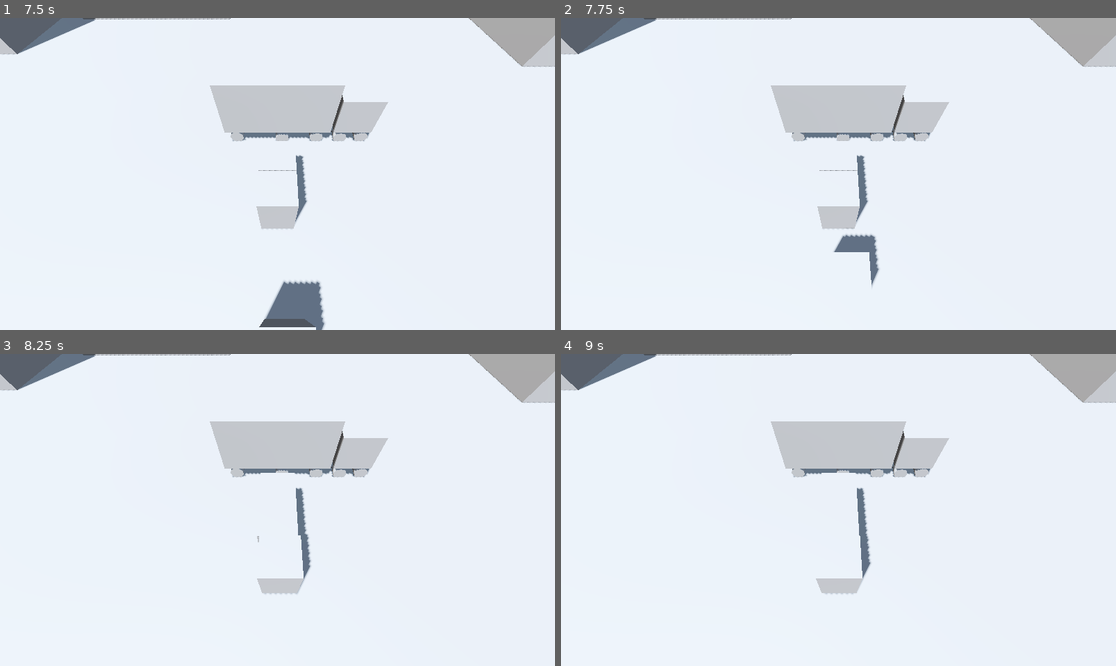
Above: before the commit, frames 1-4 (two rows, left to right).
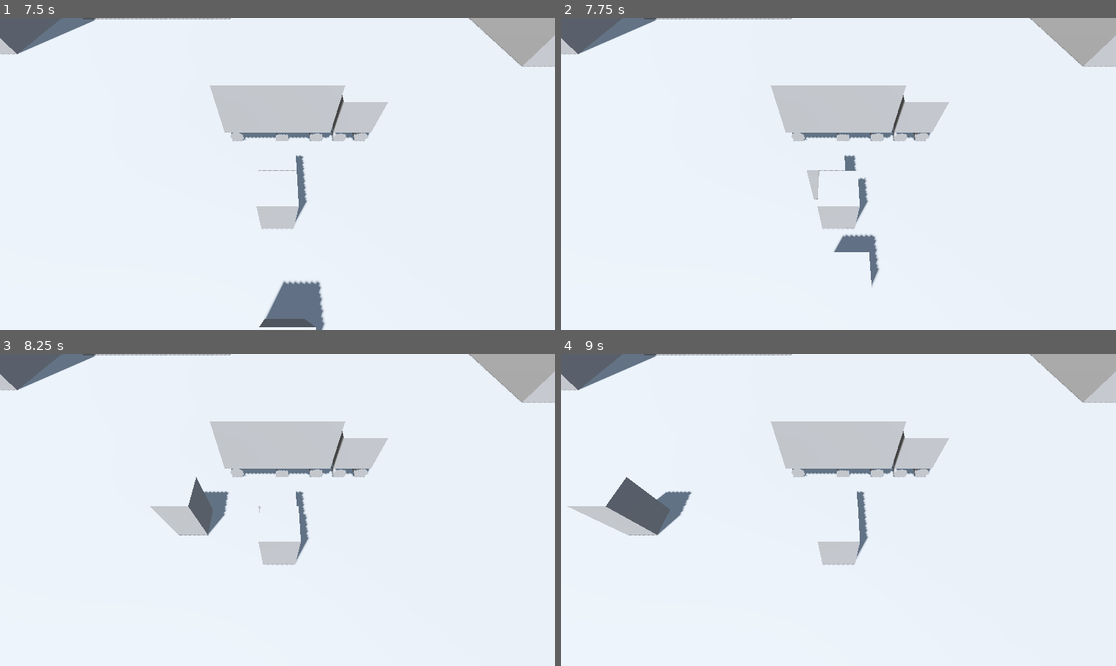
Above: after the commit, the same moments.

Repository: thewasmans/2026-game-jam-burger-truck
Game: Godot game, scene res://scenes/main.tscn
Same seed, same stepped clock (60 frames per second), same inputs: the game is played once before the commit and once after it.
Inputs:
- Up to frame 1 (7.5 s): tap Enter at 0.5, 2, 5 s; tap Space at 1.25, 2.75, 7.25 s
- Up to frame 2 (7.75 s): no input
- Up to frame 3 (8.25 s): no input
- Up to frame 4 (9 s): no input

Frame 1 is identical in both runs. In frame 2, 0.3% of the frame differs, in the area x 44-55%, y 39-59%; in frame 3, 2.5%; in frame 4, 3.1%, in the area x 1-56%, y 38-77%.

Commit message:
Add enemies exit scene

Diff:
--- a/scenes/main.tscn
+++ b/scenes/main.tscn
@@ -3,7 +3,6 @@
 [ext_resource type="PackedScene" uid="uid://ckuxgrtn5s1cd" path="res://contents/prefabs/enemy_spawner.tscn" id="1_0wfyh"]
 [ext_resource type="PackedScene" uid="uid://ciot641kpekgm" path="res://contents/prefabs/snack_truck.tscn" id="1_a7v2k"]
 [ext_resource type="PackedScene" uid="uid://djc6xavhxsjd6" path="res://contents/prefabs/ui/game_ui.tscn" id="3_jyhfs"]
-[ext_resource type="Script" uid="uid://bpehwe0t5rrlr" path="res://scripts/ui/game_ui.gd" id="4_tbgi4"]
 
 [sub_resource type="StandardMaterial3D" id="StandardMaterial3D_0wfyh"]
 albedo_color = Color(0.88235295, 0, 0, 1)
@@ -44,13 +43,17 @@
 [node name="TargetPositionClients" type="Node3D" parent="Level/SnackTruck" unique_id=1746330562]
 transform = Transform3D(1, 0, 0, 0, 1, 0, 0, 0, 1, 0, -1.56, -2.034757)
 
-[node name="MeshInstance3D" type="MeshInstance3D" parent="Level/SnackTruck/TargetPositionClients" unique_id=696312194]
+[node name="FrontTruck" type="MeshInstance3D" parent="Level/SnackTruck/TargetPositionClients" unique_id=1816251431]
 mesh = SubResource("SphereMesh_0wfyh")
 
-[node name="EnemySpawner" parent="Level" unique_id=872537981 node_paths=PackedStringArray("target_position_clients", "target_position_mesh_debug") instance=ExtResource("1_0wfyh")]
+[node name="Leaving" type="MeshInstance3D" parent="Level/SnackTruck/TargetPositionClients" unique_id=696312194]
+transform = Transform3D(1, 0, 0, 0, 1, 0, 0, 0, 1, 7.507998, 0, 0)
+mesh = SubResource("SphereMesh_0wfyh")
+
+[node name="EnemySpawner" parent="Level" unique_id=872537981 node_paths=PackedStringArray("front_truck_target", "out_screen_target") instance=ExtResource("1_0wfyh")]
 transform = Transform3D(1, 0, 0, 0, 1, 0, 0, 0, 1, 0, 0.103453636, -10)
-target_position_clients = NodePath("../SnackTruck/TargetPositionClients")
-target_position_mesh_debug = NodePath("../SnackTruck/TargetPositionClients/MeshInstance3D")
+front_truck_target = NodePath("../SnackTruck/TargetPositionClients/FrontTruck")
+out_screen_target = NodePath("../SnackTruck/TargetPositionClients/Leaving")
 
 [node name="Ground" type="MeshInstance3D" parent="Level" unique_id=1600320922]
 transform = Transform3D(100, 0, 0, 0, 0.1, 0, 0, 0, 100, 0, 0, 0)
@@ -86,4 +89,3 @@
 mesh = SubResource("BoxMesh_jyhfs")
 
 [node name="GameUI" parent="." unique_id=149232493 instance=ExtResource("3_jyhfs")]
-script = ExtResource("4_tbgi4")
--- a/scripts/enemy.gd
+++ b/scripts/enemy.gd
@@ -2,15 +2,43 @@
 
 class_name Enemy
 
+enum State { MOVING_TO_TRUCK, WAITING, LEAVING }
+
 @export var speed: float = 5.0
-@export var target_position: Vector3 = Vector3.ZERO
+@export var target_position: Vector3
+@export var target_leaving: Vector3
 
-func _physics_process(_delta: float) -> void:
-	var direction: Vector3 = (target_position - global_transform.origin).normalized()
+var current_state: State = State.MOVING_TO_TRUCK
+var wait_timer: Timer
 
-	if global_transform.origin.distance_to(target_position) > 1:
-		velocity = direction * speed
-	else:
-		velocity = Vector3.ZERO
+func _ready() -> void:
+	wait_timer = Timer.new()
+	wait_timer.wait_time = 3.0 # Wait for 3 seconds
+	wait_timer.one_shot = true
+	wait_timer.timeout.connect(_on_wait_timer_timeout)
+	add_child(wait_timer)
+
+func _physics_process(delta: float) -> void:
+	match current_state:
+		State.MOVING_TO_TRUCK:
+			var direction: Vector3 = (target_position - global_transform.origin).normalized()
+
+			if global_transform.origin.distance_to(target_position) > 1:
+				velocity = direction * speed
+			else:
+				velocity = Vector3.ZERO
+				current_state = State.WAITING
+				wait_timer.start()
+
+		State.WAITING:
+			pass
+
+		State.LEAVING:
+			velocity = Vector3.RIGHT * speed
+			if global_transform.origin.x > 20:
+				queue_free()
 
 	move_and_slide()
+
+func _on_wait_timer_timeout() -> void:
+	current_state = State.LEAVING
--- a/scripts/spawner.gd
+++ b/scripts/spawner.gd
@@ -4,13 +4,14 @@
 
 @export var enemy_scene: PackedScene
 @export var spawn_area: BoxShape3D
-@export var target_position_clients: Node3D
-@export var target_position_mesh_debug: MeshInstance3D
+@export var front_truck_target: MeshInstance3D
+@export var out_screen_target: MeshInstance3D
 
 var timer: Timer
 
 func _ready() -> void:
-	target_position_mesh_debug.hide()
+	front_truck_target.hide()
+	out_screen_target.hide()
 	timer = Timer.new()
 	timer.wait_time = 2.0
 	timer.timeout.connect(spawn_enemy)
@@ -22,7 +23,8 @@
 		return
 
 	var enemy: Enemy = enemy_scene.instantiate()
-	enemy.target_position = target_position_clients.global_position
+	enemy.target_position = front_truck_target.global_position
+	enemy.target_leaving = out_screen_target.global_position
 	var spawn_position: Vector3 = get_random_spawn_position()
 	get_parent().add_child(enemy)
 	enemy.global_transform.origin = spawn_position
